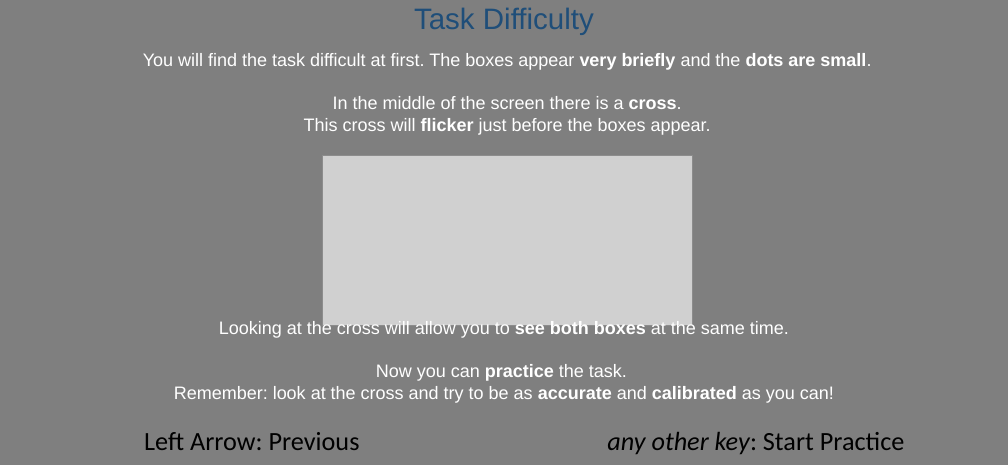
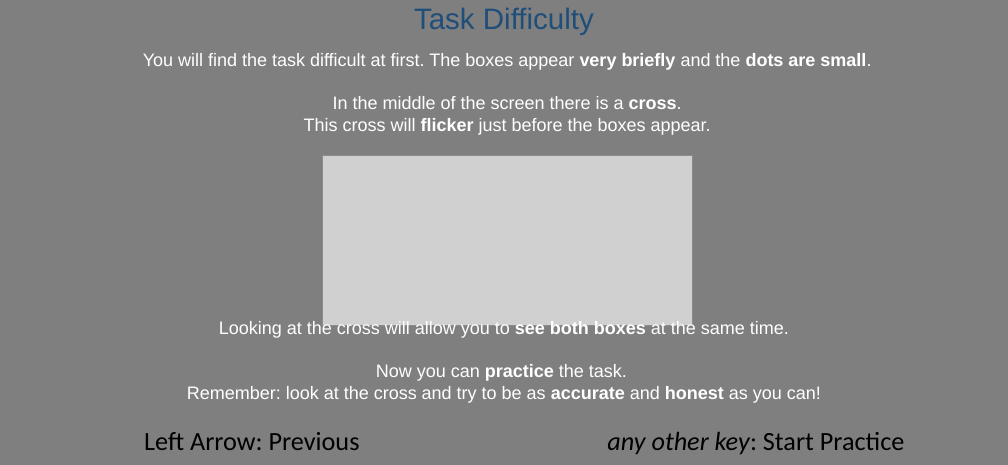
Before and after one commit to mjaquiery/nofeedback_trust, a slide deck: slide 8 of instructions/Instructions_AdvisorChoice_1300x600.pptx (slide 5 before the commit). Drawn at 1008x465 pixels with LibreOffice and Linux fonts; fonts in the diff are those of the drawing; grey boxes stand for pictures. Boxes give left, top, right and bottom in pixels: in the first picture for what was removed or moved away, otherwise in the second. Text is boxed around its words. In the diff, an @@ line names an element or a change of style, - is before the commit and + after.

```diff
--- a/instructions/Instructions_AdvisorChoice_1300x600.pptx
+++ b/instructions/Instructions_AdvisorChoice_1300x600.pptx
@@ text at (187,386,821,403): text changed @@
-Remember: look at the cross and try to be as accurate and calibrated as you can!
+Remember: look at the cross and try to be as accurate and honest as you can!
```
Also in this commit, not shown: 4 other slides changed, 3 slides added, 33 other files.
